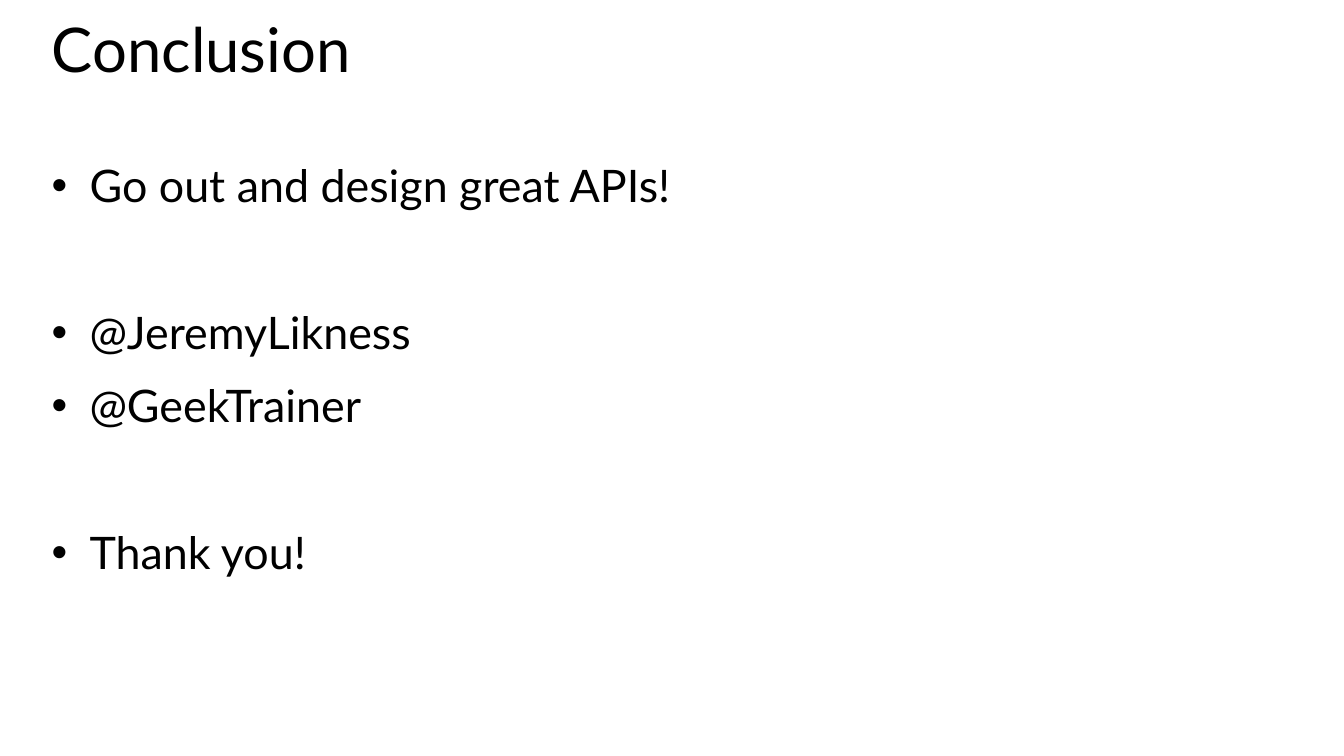
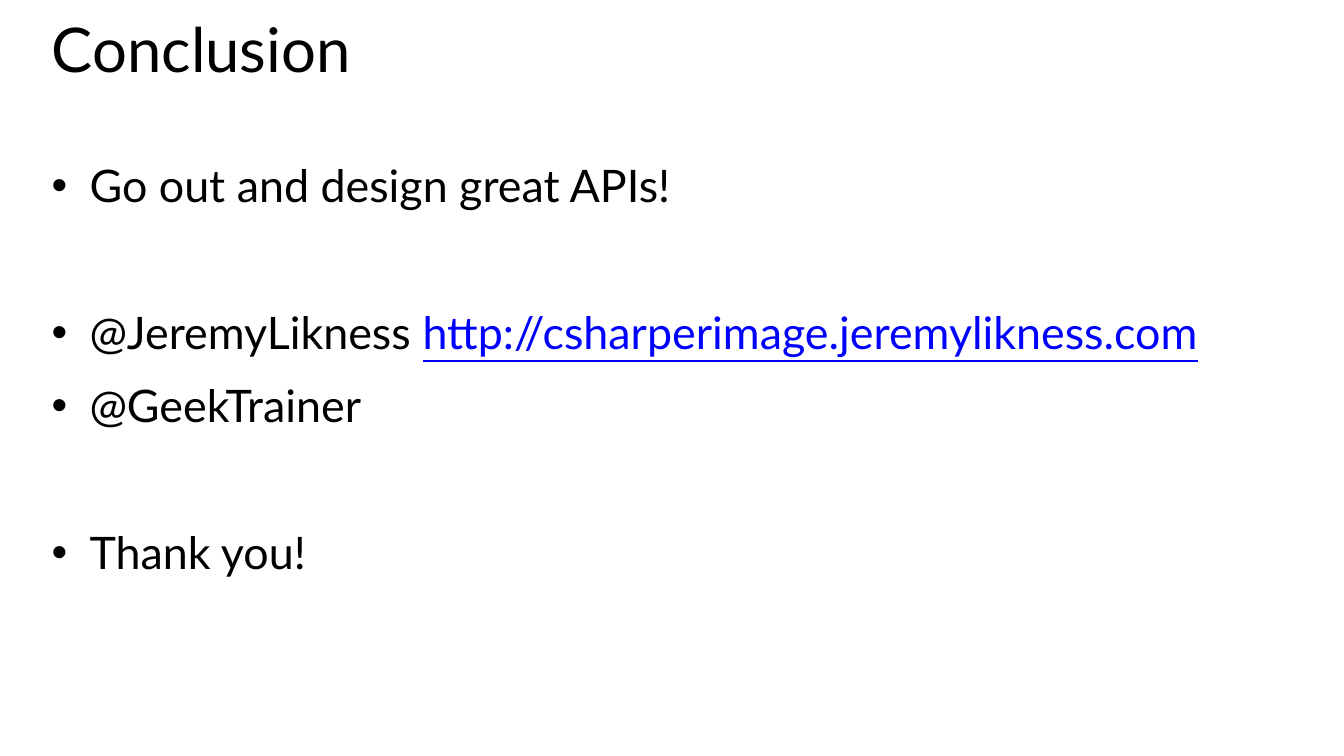
Before and after one commit to HydAu/GeekTrainer_WebAPI, a slide deck: slide 22 of Slides/Module 6 - Web API Advanced Design.pptx. Drawn at 1344x756 pixels with LibreOffice and Linux fonts; fonts in the diff are those of the drawing. Boxes give left, top, right and bottom in pixels: in the first picture for what was removed or moved away, otherwise in the second. Text is boxed around its words. In the diff, an @@ line names an element or a change of style, - is before the commit and + after.

```diff
--- a/Slides/Module 6 - Web API Advanced Design.pptx
+++ b/Slides/Module 6 - Web API Advanced Design.pptx
@@ text at [90,316,1198,358]: text changed; text colour #000000 to #0000FF @@
-• @JeremyLikness
+• @JeremyLikness http://csharperimage.jeremylikness.com
```
Also in this commit, not shown: 1 other slide changed, 4 other files.
